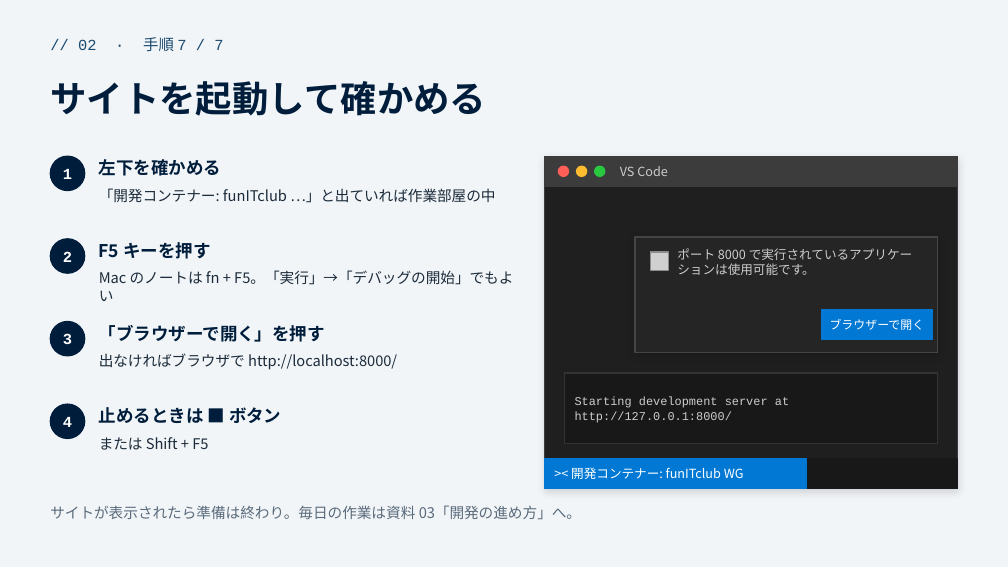
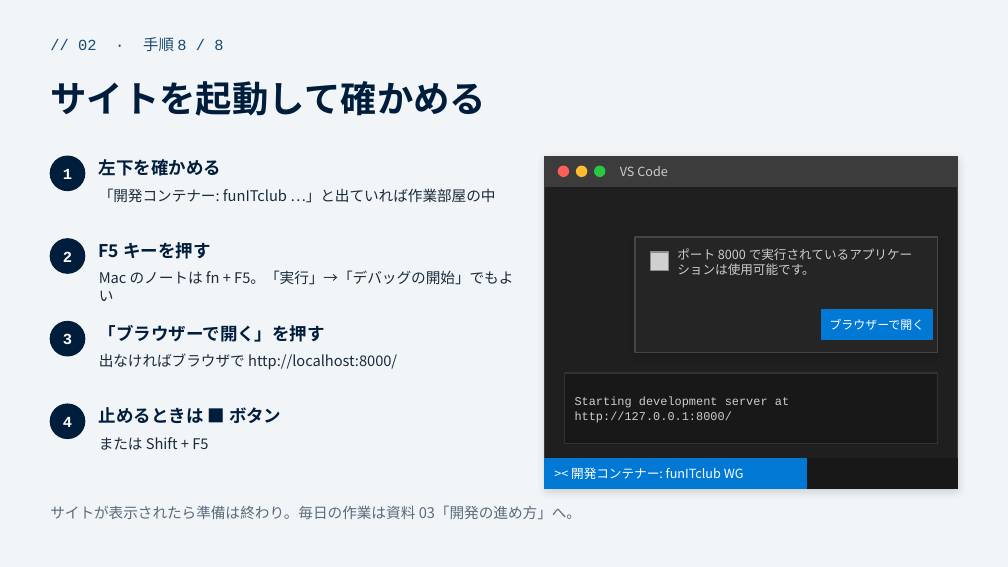
Before and after one commit to funITclub/homepage, a slide deck: slide 11 of docs/WG立ち上げガイド/02_パソコンの準備.pptx (slide 10 before the commit). Drawn at 1008x567 pixels with LibreOffice and Linux fonts; fonts in the diff are those of the drawing; grey boxes stand for pictures. Boxes give left, top, right and bottom in pixels: in the first picture for what was removed or moved away, otherwise in the second. Text is boxed around its words. In the diff, an @@ line names an element or a change of style, - is before the commit and + after.

```diff
--- a/docs/WG立ち上げガイド/02_パソコンの準備.pptx
+++ b/docs/WG立ち上げガイド/02_パソコンの準備.pptx
@@ text at [78,37,223,51]: text changed @@
-// 02 · 手順 7 / 7
+// 02 · 手順 8 / 8
```
Also in this commit, not shown: 9 other slides changed, 1 slide added, 4 other files.
